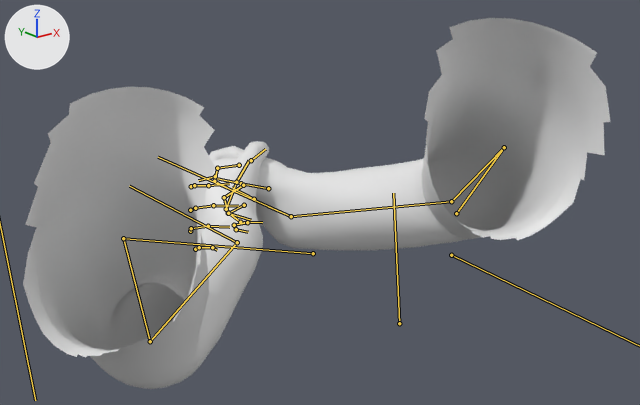
What one commit did to the glTF model Assets/Meshes/Gun/ArmsAnimation.glb.
Before and after are seen from a camera (50 mm lens) standing at (-0.586, -0.761, 0.53) and looking at (0.113, 0.113, 0.181). Lighting does not change. The marker at upper left points along +X, +Y and +Z. Both versions are drawn at frame 12 of the action 'shooting'; the numbers are the values there. The bones that bend it are drawn over the model as lines.

Objects in the first picture: 'CharacterFinal'.
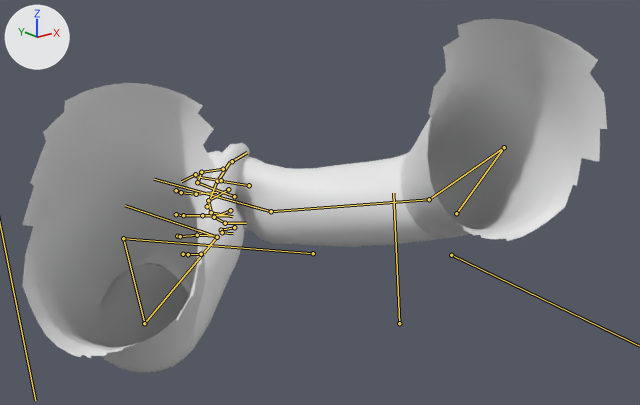
Commit message: shoot animation good enough

Location of each change, (x1, y1, x2, y2) in pixels of the pictures (640 x 405 px):
'CharacterFinal', posed
    before: (23, 18, 611, 389)
    after: (22, 19, 607, 372)
bone 'mixamorig:LeftArm', root to tip
    before: (123, 238) to (149, 339)
    after: (123, 238) to (144, 321)
bone 'mixamorig:LeftForeArm', root to tip
    before: (150, 341) to (237, 242)
    after: (144, 323) to (217, 237)
bone 'mixamorig:LeftHand', root to tip
    before: (237, 242) to (216, 231)
    after: (217, 237) to (199, 230)
bone 'mixamorig:RightArm', root to tip
    before: (504, 147) to (451, 201)
    after: (504, 147) to (429, 199)
bone 'mixamorig:RightForeArm', root to tip
    before: (451, 201) to (291, 216)
    after: (429, 199) to (271, 211)
bone 'mixamorig:RightHand', root to tip
    before: (291, 216) to (268, 206)
    after: (271, 211) to (250, 206)

What the commit changed:
Bone 'mixamorig:LeftArm' (bone_mixamorig_leftarm) turns from (45, 33, 84) to (37, 34, 78) degrees about its own x, y and z.
Bone 'mixamorig:LeftForeArm' (bone_mixamorig_leftforearm) turns from (-49, -6, 62) to (-48, -14, 55) degrees about its own x, y and z.
Bone 'mixamorig:LeftHand' (bone_mixamorig_lefthand) turns from (-50, -41, -12) to (-37, -47, -17) degrees about its own x, y and z.
Bone 'mixamorig:RightArm' (bone_mixamorig_rightarm) turns from (23, 12, -30) to (22, 19, -38) degrees about its own x, y and z.
Bone 'mixamorig:RightForeArm' (bone_mixamorig_rightforearm) turns from (61, 38, 5) to (44, 38, 5) degrees about its own x, y and z.
Bone 'mixamorig:RightHand' (bone_mixamorig_righthand) turns from (-45, -12, -3) to (-39, -5, -1) degrees about its own x, y and z.
